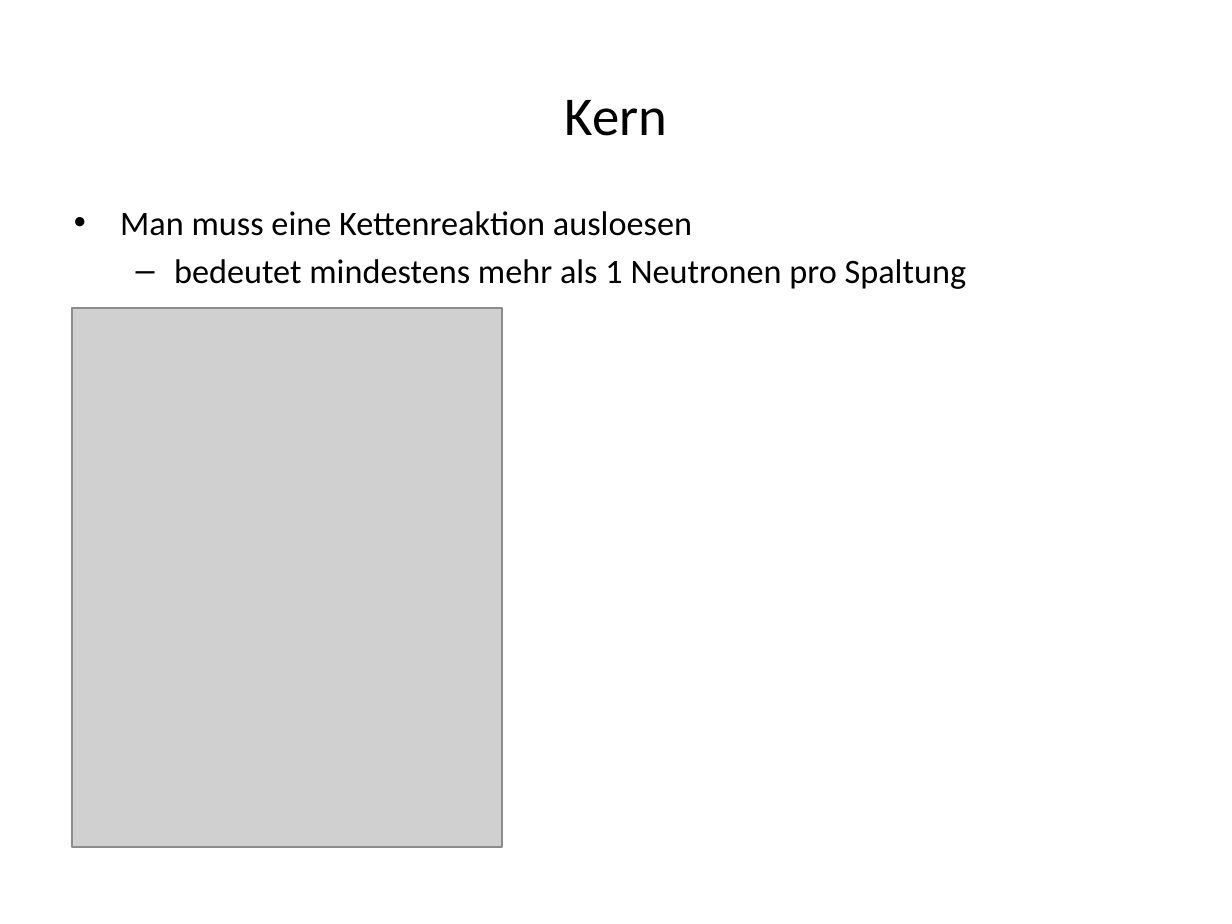
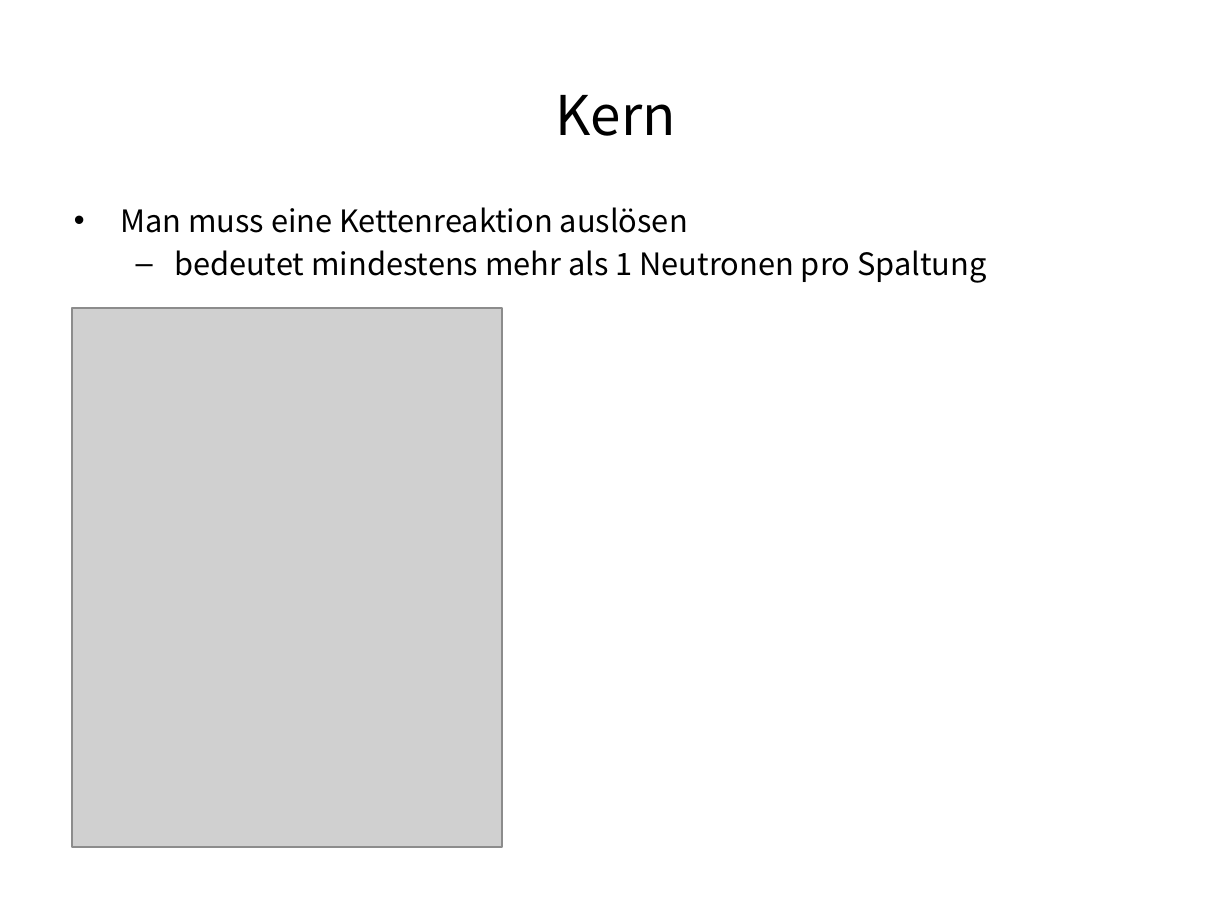
Before and after one commit to EnemyoftheFarmer/Thorium-Presentation, a slide deck: slide 5 of Thorium Reactors.pptx (slide 4 before the commit). Drawn at 1232x924 pixels with LibreOffice and Linux fonts; fonts in the diff are those of the drawing; grey boxes stand for pictures. Boxes give left, top, right and bottom in pixels: in the first picture for what was removed or moved away, otherwise in the second. Text is boxed around its words. In the diff, an @@ line names an element or a change of style, - is before the commit and + after.

```diff
--- a/Thorium Reactors.pptx
+++ b/Thorium Reactors.pptx
@@ title "Kern" at [556, 95, 676, 136]: font Calibri to Noto Sans CJK SC @@
@@ text at [120, 207, 688, 233]: text changed; size 20 to 18 pt; font Calibri to Noto Sans CJK SC @@
-• Man muss eine Kettenreaktion ausloesen
+• Man muss eine Kettenreaktion auslösen
@@ text at [174, 250, 986, 283]: size 20 to 18 pt, font Calibri to Noto Sans CJK SC in "bedeutet mindestens mehr als 1 Neutronen pro ..." @@
```
Also in this commit, not shown: 17 other slides changed, 2 slides added.
